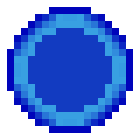
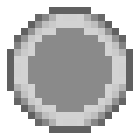
Layered file, before and after one edit (w=140, h=140). Changes by layer:
added layer "bullet copy" above "bulletCenter" over left=7, top=7, right=133, bottom=133
hid "bulletCenter" over left=28, top=28, right=112, bottom=112
hid "bulletMiddle" over left=14, top=14, right=126, bottom=126
hid "bulletOutline" over left=7, top=7, right=133, bottom=133
